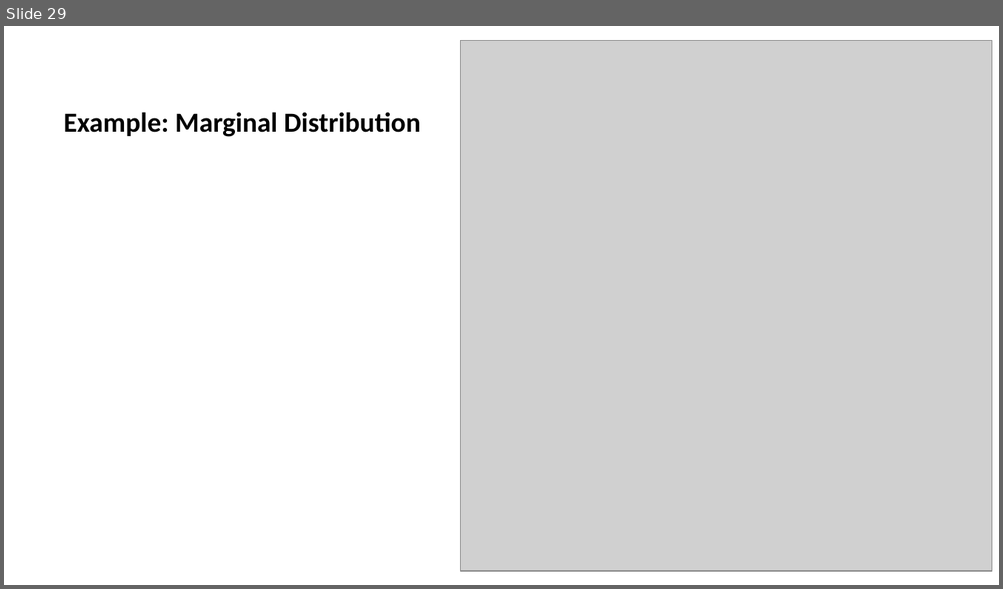
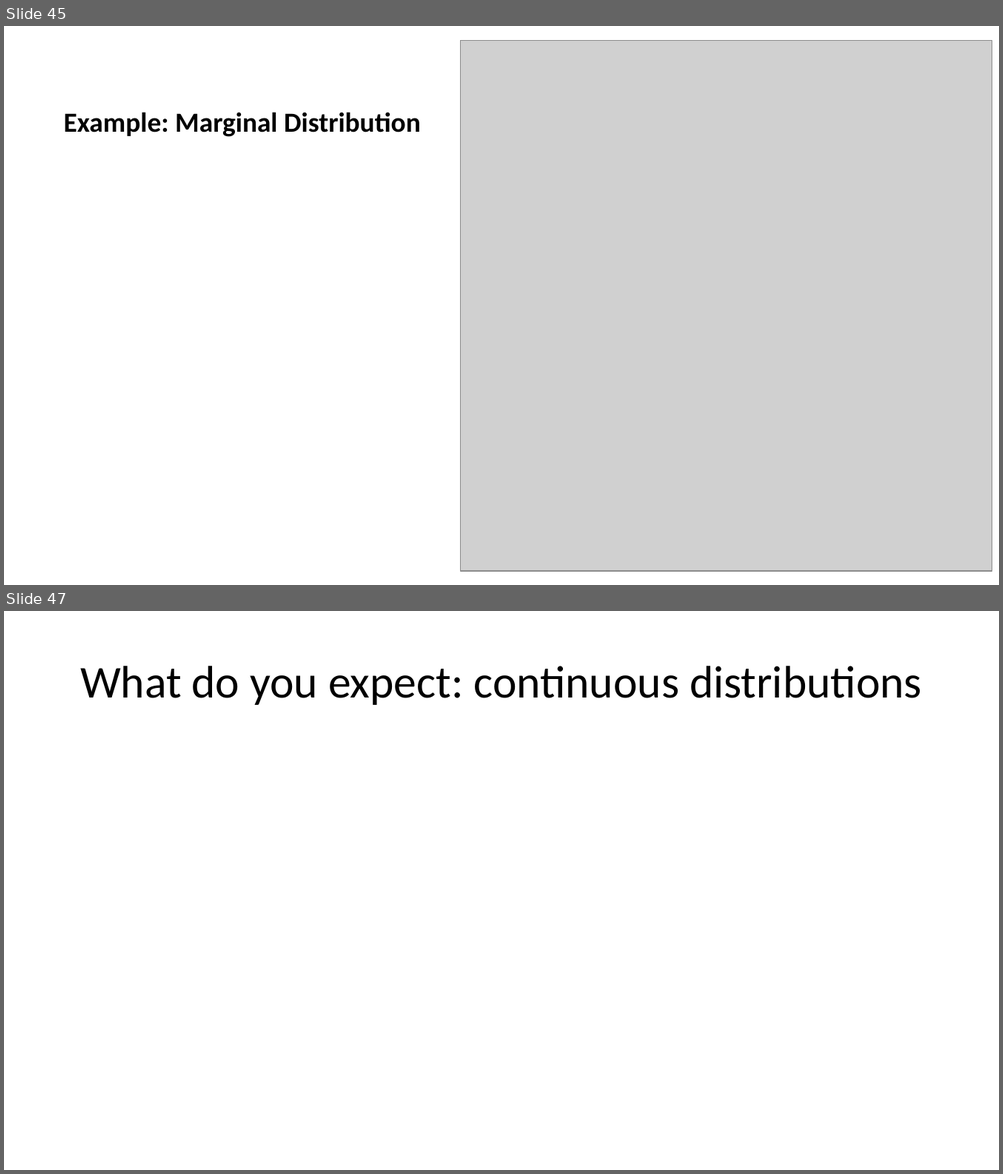
Before and after one commit to StephenElston/CSCI-E25, a slide deck: SupplementaryMaterial/ConditionalProbability_WhenOneThingDependsOnAother.pptx. Shown one above the other, each under a label of ours: slide 29 before the commit, slides 45 and 47 after it; the slides between them are not shown. The pictures are 1003x589 and 1003x1174 pixels, drawn with LibreOffice and Linux fonts; fonts in the diff are those of the drawing; grey boxes stand for pictures. Boxes give left, top, right and bottom in pixels: in the first picture for what was removed or moved away, otherwise in the second. Text is boxed around its words. In the diff, an @@ line names an element or a change of style, - is before the commit and + after.

```diff
--- a/SupplementaryMaterial/ConditionalProbability_WhenOneThingDependsOnAother.pptx
+++ b/SupplementaryMaterial/ConditionalProbability_WhenOneThingDependsOnAother.pptx
@@ slide 47 added at (x1=4, y1=611, x2=999, y2=1170), background #FFFFFF @@
@@ title added at (x1=80, y1=666, x2=922, y2=705), 33 pt, text #000000 @@
+What do you expect: continuous distributions
@@ what was slide 29 is now slide 45 @@
```
Also in this commit, not shown: 20 other slides added.
